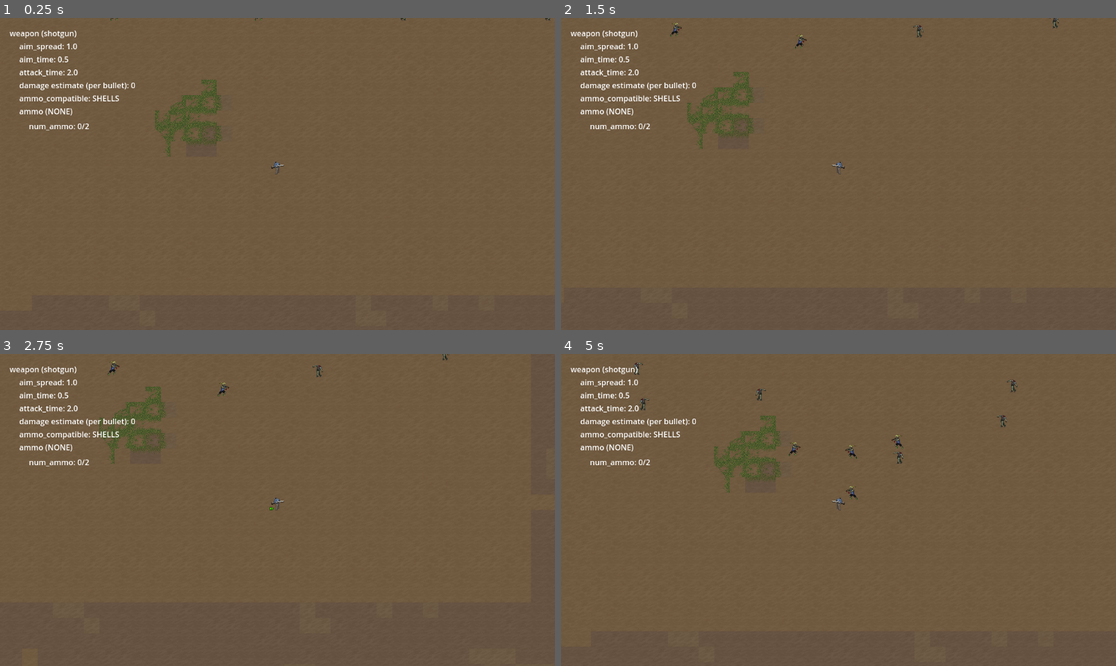
Above: before the commit, frames 1-4 (two rows, left to right).
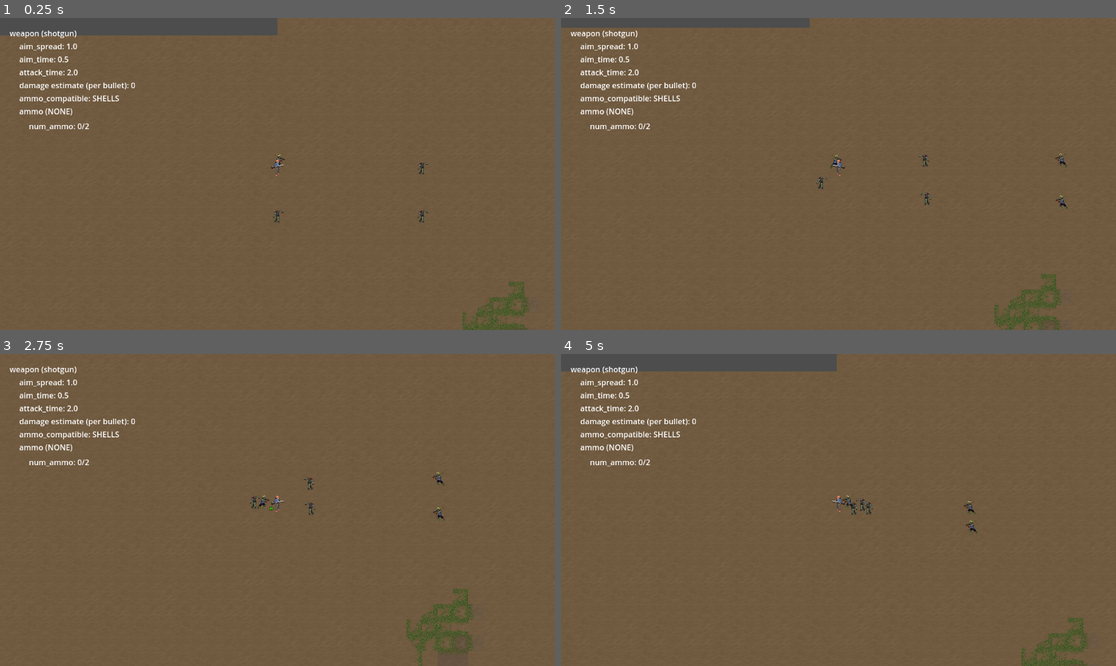
Above: after the commit, the same moments.

Repository: tegaki-tegaki/z_game
Game: Godot game, scene res://world/main.tscn
Same seed, same stepped clock (60 frames per second), same inputs: the game is played once before the commit and once after it.
Inputs (mouse positions are in pixels of both pictures, inside the frame that each line leads up to):
- Up to frame 1 (0.25 s): no input
- Up to frame 2 (1.5 s): tap Enter at 0.5 s; move the mouse to (960, 158) at 0.52 s; hold D (move_right) 0.53-1.28 s; hold Right mouse button (aim_weapon) 0.53-1.28 s; move the mouse to (727, 189) at 1.27 s; hold S (move_down) from 1.28 s (still down); click (727, 189) at 1.35 s
- Up to frame 3 (2.75 s): move the mouse to (333, 441) at 2.02 s; release S (move_down) at 2.03 s; hold D (move_right) from 2.03 s (still down); hold Shift (run_hold) from 2.03 s (still down)
- Up to frame 4 (5 s): move the mouse to (810, 572) at 2.77 s; release D (move_right) at 2.78 s; release Shift (run_hold) at 2.78 s; hold W (move_up) 2.78-3.53 s; right-click (810, 572) at 2.85 s; move the mouse to (1005, 556) at 3.52 s; hold A (move_left) from 3.53 s (still down); click (1005, 556) at 3.6 s; move the mouse to (672, 463) at 4.27 s; tap Shift (run_hold) at 4.35 s

The runs differ from the first frame. In frame 1, 4.0% of the frame differs, in the area x 0-100%, y 0-100%; in frame 2, 2.9%; in frame 3, 1.6%; in frame 4, 4.4%, in the area x 0-95%, y 0-100%.

Commit message:
spawn player and enemies alike + more
load_creature in body_component

Diff:
--- a/scripts/body_component.gd
+++ b/scripts/body_component.gd
@@ -5,9 +5,11 @@
 @export var creature: CreatureResource
 @onready var base: Sprite2D = $base
 
+
 func _ready():
     base.texture = creature.sprite
     position.y = creature.y_offset
+
 
 func _process(_delta: float):
     if aim.target_position.x > 0:
@@ -15,5 +17,13 @@
     elif aim.target_position.x < 0:
         transform.x = Vector2.LEFT
 
+
 func set_dead():
     base.texture = creature.sprite_corpse
+
+
+func load_creature(_creature: CreatureResource):
+    creature = _creature
+    var textures = G.get_creature_textures(_creature.name)
+    creature.sprite = textures.texture
+    creature.sprite_corpse = textures.corpse_texture
--- a/scripts/debug.gd
+++ b/scripts/debug.gd
@@ -14,36 +14,38 @@
 
 # Called every frame. 'delta' is the elapsed time since the previous frame.
 func _process(_delta: float) -> void:
-    var combat = %player.combat
-    var wielded = combat.get_wielded() as WieldedWeapon
-    var weapon = wielded.get_weapon()
+    var player = get_tree().root.get_node("main/player")
+    if player:
+        var combat = player.combat
+        var wielded = combat.get_wielded() as WieldedWeapon
+        var weapon = wielded.get_weapon()
 
-    if weapon is RangedWeaponResource:
-        var ammo = wielded.loaded_ammo as AmmoResource
-        weapon_stats.text = "weapon (" + weapon.weapon_name + ")"
-        aim_spread.text = "aim_spread: " + str(combat.aim_spread)
-        aim_time.text = "aim_time: " + str(weapon.aim_time_modifier)
-        fire_time.text = "attack_time: " + str(weapon.attack_time_modifier)
-        ammo_compatible.text = (
-            "ammo_compatible: "
-            + str(AmmoResource.AmmoType.keys()[weapon.compatible_ammo])
-        )
-        damage.text = (
-            "damage estimate (per bullet): "
-            + str(C.calc_damage(C.DamageCalcData.new(wielded)))
-        )
+        if weapon is RangedWeaponResource:
+            var ammo = wielded.loaded_ammo as AmmoResource
+            weapon_stats.text = "weapon (" + weapon.weapon_name + ")"
+            aim_spread.text = "aim_spread: " + str(combat.aim_spread)
+            aim_time.text = "aim_time: " + str(weapon.aim_time_modifier)
+            fire_time.text = "attack_time: " + str(weapon.attack_time_modifier)
+            ammo_compatible.text = (
+                "ammo_compatible: "
+                + str(AmmoResource.AmmoType.keys()[weapon.compatible_ammo])
+            )
+            damage.text = (
+                "damage estimate (per bullet): "
+                + str(C.calc_damage(C.DamageCalcData.new(wielded)))
+            )
 
-        if ammo:
-            ammo_texture.texture = ammo.texture
-            ammo_stats.text = "ammo (" + ammo.ammo_name + ")"
-        else:
-            ammo_texture.texture = null
-            ammo_stats.text = "ammo (NONE)"
-        num_ammo.text = (
-            "num_ammo: "
-            + str(wielded.loaded_ammo_num)
-            + "/"
-            + str(weapon.max_num_ammo)
-        )
-    if weapon is MeleeWeaponResource:
-        pass
+            if ammo:
+                ammo_texture.texture = ammo.texture
+                ammo_stats.text = "ammo (" + ammo.ammo_name + ")"
+            else:
+                ammo_texture.texture = null
+                ammo_stats.text = "ammo (NONE)"
+            num_ammo.text = (
+                "num_ammo: "
+                + str(wielded.loaded_ammo_num)
+                + "/"
+                + str(weapon.max_num_ammo)
+            )
+        if weapon is MeleeWeaponResource:
+            pass
--- a/world/characters/enemy.gd
+++ b/world/characters/enemy.gd
@@ -13,16 +13,22 @@
 var speed
 var is_dead = false
 
+var player = null
+
+func get_player():
+    if !player:
+        var _player = get_tree().root.get_node("main/player")
+        if _player:
+            _player.player_action.connect(update_ai)
+            player = _player
 
 func _ready() -> void:
-    var player: Player = get_tree().root.get_node("main/%player")
-    if player:
-        player.player_action.connect(update_ai)
     speed = body_component.creature.speed
 
 
 ## [code]time_scale[/code] determines velocity
 func _physics_process(_delta: float) -> void:
+    get_player()
     if is_dead:
         return
     if has_target:
--- a/world/characters/player.gd
+++ b/world/characters/player.gd
@@ -20,12 +20,9 @@
 
 
 func _ready() -> void:
-    # this ready doesn't happen b4 child BodyComponent ready...
-    var textures = G.get_creature_textures(body_component.creature.name)
-    body_component.creature.sprite = textures.texture
-    body_component.creature.sprite_corpse = textures.corpse_texture
     T.set_time_scale(0)
     set_aim_spread()
+
 
 func set_aim_spread():
     var wielded = combat.get_wielded()
--- a/world/characters/player.tscn
+++ b/world/characters/player.tscn
@@ -15,7 +15,7 @@
 [sub_resource type="CircleShape2D" id="CircleShape2D_3eadt"]
 radius = 7.0
 
-[node name="Player" type="CharacterBody2D"]
+[node name="player" type="CharacterBody2D"]
 script = ExtResource("1_dnjla")
 
 [node name="CollisionShape2D" type="CollisionShape2D" parent="."]
--- a/world/main.gd
+++ b/world/main.gd
@@ -1,34 +1,43 @@
 extends Node2D
 const ENEMY = preload("res://world/characters/enemy.tscn")
+const PLAYER = preload("res://world/characters/player.tscn")
 @onready var enemies: Node2D = $enemies
 
 
-# Called when the node enters the scene tree for the first time.
 func _ready() -> void:
-    debug_spawn_monster_grid()
+    # spawn_player(Vector2(0, 0))
+    spawn_player()
+    # debug_spawn_monster_rect(Rect2(Vector2(), Vector2()))
+    debug_spawn_monster_rect()
 
 
-func debug_spawn_monster_grid():
+func spawn_player():
+    var player = PLAYER.instantiate()
+    var creature = preload("res://resources/creatures/human.tres")
+
+    var body = player.get_node("BodyComponent") as BodyComponent
+    body.load_creature(creature)
+
+    add_child(player)
+
+
+func debug_spawn_monster_rect():
     var creatures = [
         preload("res://resources/creatures/mon_zombie_brainless.tres"),
         preload("res://resources/creatures/mon_zombie_runner.tres")
     ]
     for i in range(0, 10):
         var enemy = ENEMY.instantiate()
-        var label = enemy.get_node("name") as Label
         var collision_shape: CollisionShape2D = (
             enemy.get_node("HitboxComponent") as CollisionShape2D
         )
 
+        var creature = creatures.pick_random()
+
         var body = enemy.get_node("BodyComponent") as BodyComponent
+        body.load_creature(creature)
 
-        var creature = creatures.pick_random()
-        var textures = G.get_creature_textures(creature.name)
-        creature.sprite = textures.texture
-        creature.sprite_corpse = textures.corpse_texture
-
-        body.creature = creature
-
+        var label = enemy.get_node("name") as Label
         label.text = creature.name
 
         var shape = CircleShape2D.new()
--- a/world/main.tscn
+++ b/world/main.tscn
@@ -1,7 +1,6 @@
-[gd_scene load_steps=5 format=3 uid="uid://yl3cvf80okdl"]
+[gd_scene load_steps=4 format=3 uid="uid://yl3cvf80okdl"]
 
 [ext_resource type="Script" uid="uid://h78jvel3mra1" path="res://world/main.gd" id="1_gjxf3"]
-[ext_resource type="PackedScene" uid="uid://dlf3panc7yjcq" path="res://world/characters/player.tscn" id="2_hyim0"]
 [ext_resource type="PackedScene" uid="uid://dldjrbdrv6itq" path="res://world/terrain.tscn" id="2_spvjk"]
 [ext_resource type="Script" uid="uid://cli7snpvqc4rp" path="res://scripts/debug.gd" id="3_4f7fj"]
 
@@ -10,10 +9,6 @@
 
 [node name="terrain" parent="." instance=ExtResource("2_spvjk")]
 unique_name_in_owner = true
-
-[node name="player" parent="." instance=ExtResource("2_hyim0")]
-unique_name_in_owner = true
-position = Vector2(638, 420)
 
 [node name="enemies" type="Node2D" parent="."]
 
